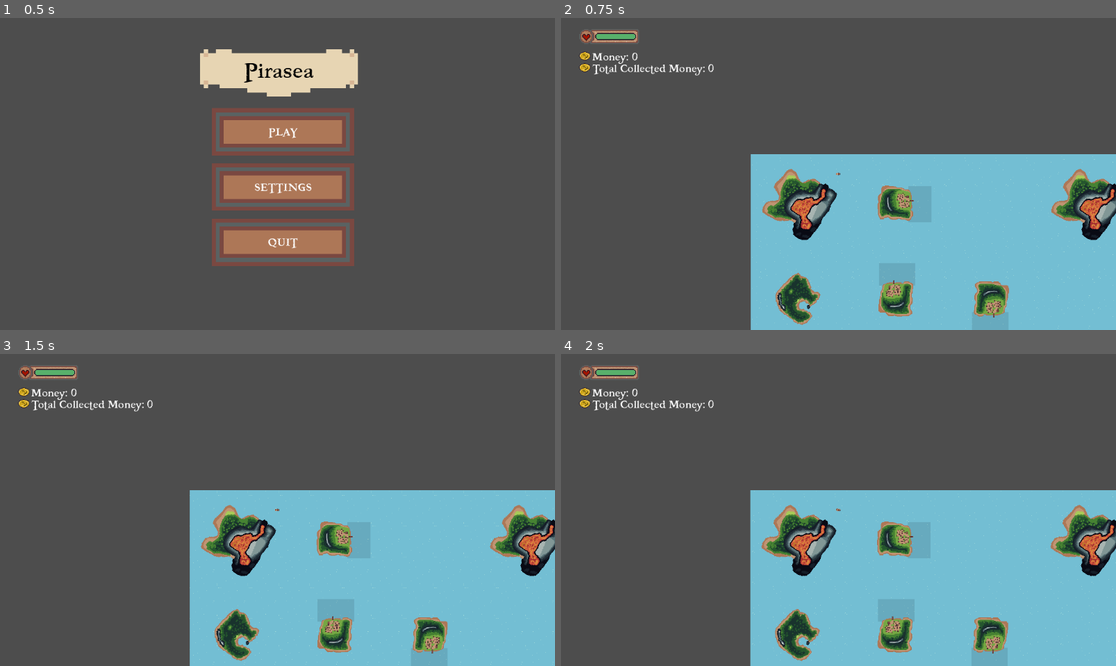
Above: before the commit, frames 1-4 (two rows, left to right).
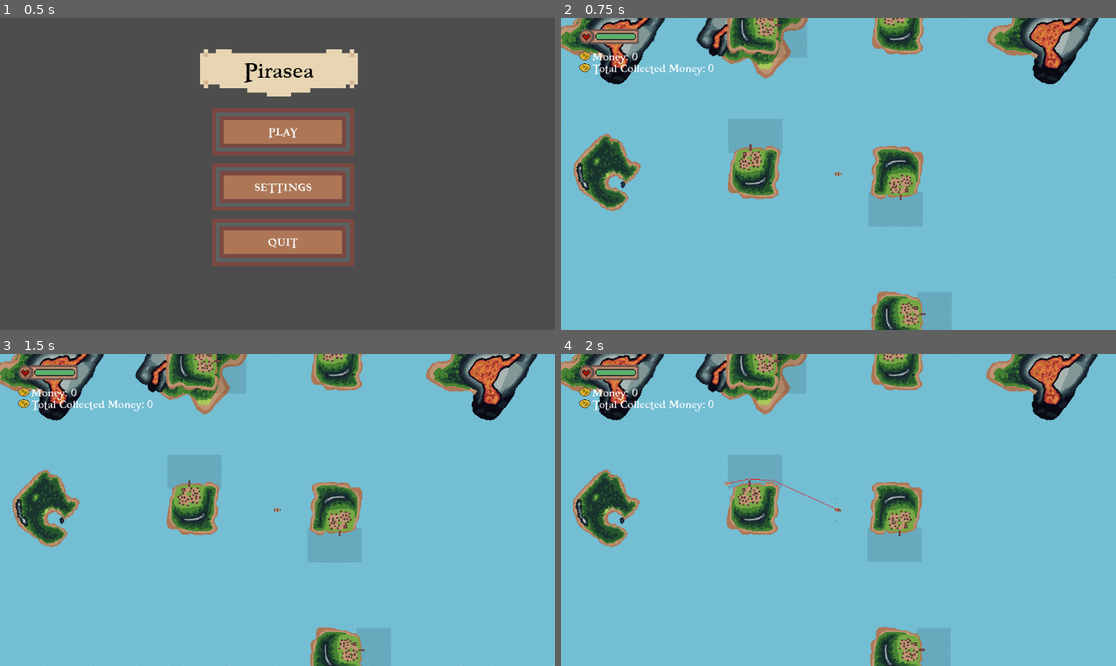
Above: after the commit, the same moments.

Repository: NotAhDog/Pirasea
Game: Godot game, scene res://Scenes/Menu.tscn
Two runs of this game, one before a commit and one after it. Both use one fixed random seed, a clock stepped at 60 frames per second and the inputs below.
Inputs:
- Up to frame 1 (0.5 s): no input
- Up to frame 2 (0.75 s): click "PLAY" at 0.5 s
- Up to frame 3 (1.5 s): tap Enter at 1.25 s; hold D (right) from 1.28 s (still down); hold W (foward) from 1.28 s (still down)
- Up to frame 4 (2 s): keep holding D (right); keep holding W (foward); tap E (shop) at 1.52 s

Frame 1 is identical in both runs. In frame 2, 70% of the frame differs, in the area x 0-100%, y 0-100%; in frame 3, 70%; in frame 4, 70%.

Commit message:
backup

Diff:
--- a/Pirasea/Scenes/main.tscn
+++ b/Pirasea/Scenes/main.tscn
@@ -6,6 +6,7 @@
 [ext_resource type="Texture2D" uid="uid://6w2bhir5gquy" path="res://Art/Paused Menu.png" id="3_1u3cd"]
 [ext_resource type="Texture2D" uid="uid://bkms55k5jqftp" path="res://Art/oceanbetter.png" id="3_py1ig"]
 [ext_resource type="PackedScene" uid="uid://c34ipo6uw0vw7" path="res://Scenes/galleon.tscn" id="4_h56da"]
+[ext_resource type="PackedScene" uid="uid://b0tdcp7l7wvlu" path="res://Scenes/island_3.tscn" id="6_letxn"]
 [ext_resource type="Theme" uid="uid://bage11eoe04ud" path="res://Themes/ingametheme.tres" id="7_lo45m"]
 [ext_resource type="Texture2D" uid="uid://dtct1g3qieuk3" path="res://Art/Pirasea Gold Coin.png" id="7_xydeu"]
 [ext_resource type="Texture2D" uid="uid://c4xyf3wo42epi" path="res://Art/Health Bar.png" id="9_3norj"]
@@ -16,8 +17,11 @@
 [ext_resource type="Texture2D" uid="uid://eaml17arhk6j" path="res://Art/R.png" id="17_hx8ky"]
 [ext_resource type="Texture2D" uid="uid://ch7v8bbv0k8ux" path="res://Art/SW.png" id="18_ufk1i"]
 [ext_resource type="Texture2D" uid="uid://y4yj3g550nag" path="res://Art/DT.png" id="19_jxryy"]
+[ext_resource type="PackedScene" uid="uid://uicntw7khg0v" path="res://Scenes/island_1.tscn" id="19_k5eul"]
+[ext_resource type="PackedScene" uid="uid://dp1n47p45xco6" path="res://Scenes/island_2.tscn" id="20_4bqx3"]
 [ext_resource type="Texture2D" uid="uid://cucsy80inrsqu" path="res://Art/TM.png" id="20_sgejb"]
 [ext_resource type="Texture2D" uid="uid://cqqs62c6nuyn1" path="res://Art/C.png" id="21_dlfh2"]
+[ext_resource type="PackedScene" uid="uid://ca0xe4pc4vnen" path="res://Scenes/water.tscn" id="22_vi5x3"]
 
 [sub_resource type="AtlasTexture" id="AtlasTexture_g1y6k"]
 atlas = ExtResource("3_1u3cd")
@@ -152,10 +156,10 @@
 
 [node name="Player" parent="." instance=ExtResource("4_h56da")]
 z_index = 42
-position = Vector2(1819, 406)
+position = Vector2(4179, 3022)
 
 [node name="Camera2D" type="Camera2D" parent="Player"]
-zoom = Vector2(0.1, 0.1)
+zoom = Vector2(0.15, 0.15)
 script = ExtResource("2_i2gmc")
 
 [node name="UI" type="CanvasLayer" parent="Player/Camera2D"]
@@ -207,7 +211,7 @@
 autostart = true
 
 [node name="Galleon" type="Timer" parent="."]
-wait_time = 3.0
+autostart = true
 
 [node name="Rammer" type="Timer" parent="."]
 wait_time = 5.0
@@ -983,6 +987,18 @@
 theme_override_styles/disabled = SubResource("StyleBoxFlat_caexn")
 theme_override_styles/focus = SubResource("StyleBoxFlat_caexn")
 metadata/_edit_use_anchors_ = true
+
+[node name="StaticBody2D" parent="." instance=ExtResource("19_k5eul")]
+position = Vector2(1000, 1000)
+
+[node name="StaticBody2D2" parent="." instance=ExtResource("20_4bqx3")]
+position = Vector2(3000, 1000)
+
+[node name="StaticBody2D3" parent="." instance=ExtResource("6_letxn")]
+position = Vector2(5000, 1000)
+
+[node name="StaticBody2D4" parent="." instance=ExtResource("22_vi5x3")]
+position = Vector2(7000, 1000)
 
 [connection signal="timeout" from="Cannonball" to="." method="_on_cannonball_timeout"]
 [connection signal="timeout" from="Galleon" to="." method="_on_enemy_galleon_timeout"]
--- a/Pirasea/Scenes/water.tscn
+++ b/Pirasea/Scenes/water.tscn
@@ -7,6 +7,8 @@
 source_geometry_group_name = &"navigation_polygon_source_group"
 
 [node name="StaticBody2D" type="StaticBody2D"]
+scale = Vector2(2, 2)
 
 [node name="NavigationRegion2D" type="NavigationRegion2D" parent="."]
+position = Vector2(-500, -500)
 navigation_polygon = SubResource("NavigationPolygon_c0und")
--- a/Pirasea/Scripts/autoload.gd
+++ b/Pirasea/Scripts/autoload.gd
@@ -31,17 +31,17 @@
 	var screen_side_spawn = randi_range(1,4)
 	var enemyspawn = get_node("/root/Main/Player").global_position
 	if screen_side_spawn == 1:
-		enemyspawn.y += 512
-		enemyspawn.x += randi_range(-768,768)
+		enemyspawn.y += 1024
+		enemyspawn.x += randi_range(-1536,1536)
 	if screen_side_spawn == 2:
-		enemyspawn.x += 768
-		enemyspawn.y += randi_range(-512,512)
+		enemyspawn.x += 1536
+		enemyspawn.y += randi_range(-1024,1024)
 	if screen_side_spawn == 3:
-		enemyspawn.y += -512
-		enemyspawn.x += randi_range(-768,768)
+		enemyspawn.y += -1024
+		enemyspawn.x += randi_range(-1536,1536)
 	if screen_side_spawn == 4:
-		enemyspawn.x += -768
-		enemyspawn.y += randi_range(-512,512)
+		enemyspawn.x += -1536
+		enemyspawn.y += randi_range(-1024,1024)
 	return enemyspawn
 
 func _full_screen(toggled_on):
Not shown: 1 places in Pirasea/Scenes/main.tscn that only renumber resources
